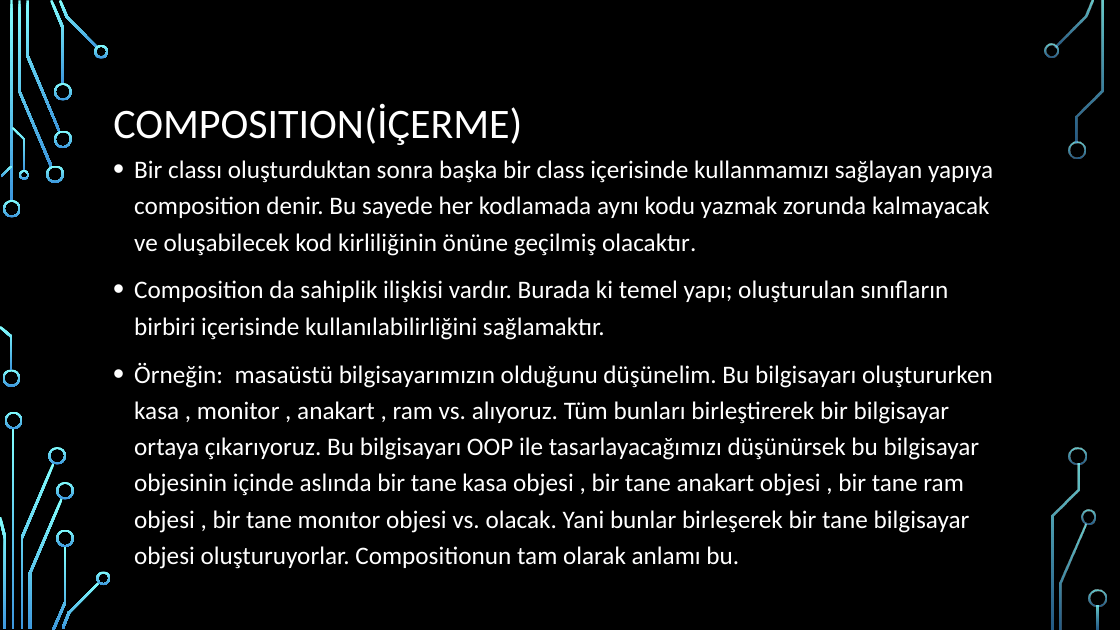
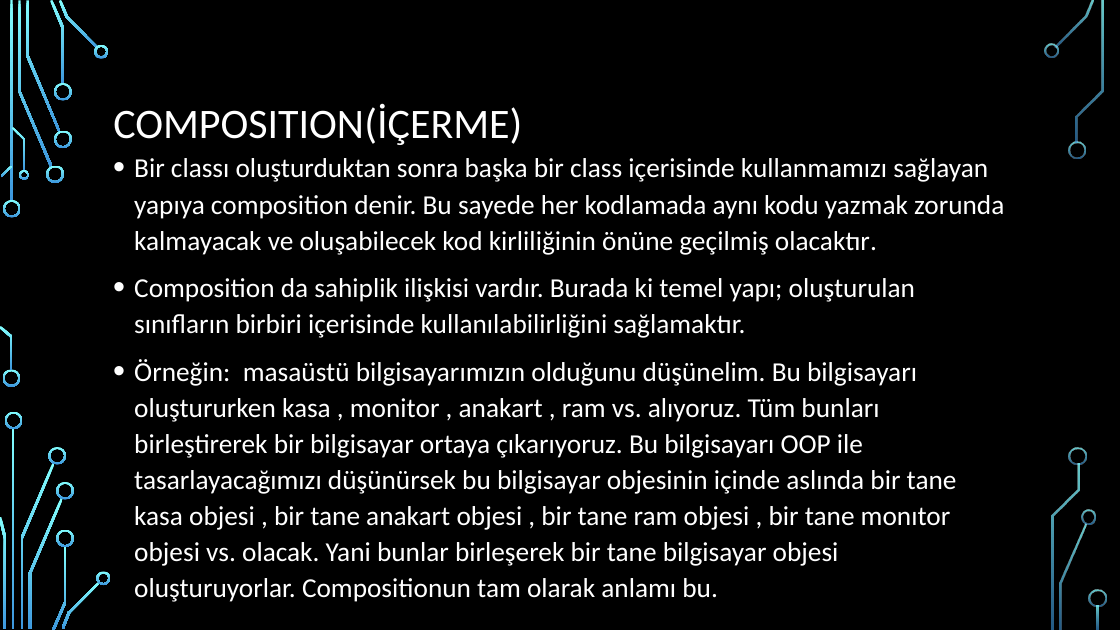
Before and after one commit to burakduman-bilgeadam/sunum, a slide deck: slide 18 of OOPPart2.pptx. Drawn at 1120x630 pixels with LibreOffice and Linux fonts; fonts in the diff are those of the drawing; background and template pictures are left out. Boxes give left, top, right and bottom in pixels: in the first picture for what was removed or moved away, otherwise in the second. Text is boxed around its words. In the diff, an @@ line names an element or a change of style, - is before the commit and + after.

```diff
--- a/OOPPart2.pptx
+++ b/OOPPart2.pptx
@@ text "Bir classı oluşturduktan sonra başka ..." at bbox=[134, 158, 1004, 602]: size 21.6 to 23.4 pt; line spacing 1.2 to 1.1 @@
```
Also in this commit, not shown: 2 other slides changed, 34 slides added.
